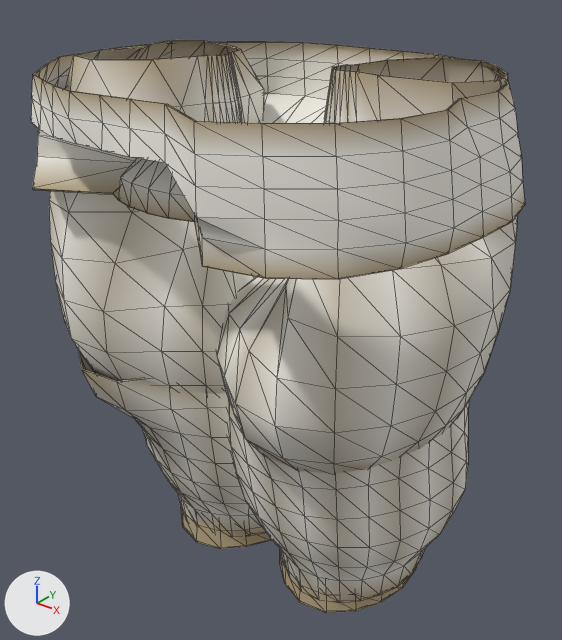
What one commit did to the glTF model assets_src/armor/kargan_2/cloth_a_legs.glb.
Before and after are seen from a camera (50 mm lens) standing at (0.768, -0.956, 1.248) and looking at (0.019, -0.02, 0.667). Every picture has the same lights, and +X, +Y and +Z are marked at lower left. The picture after the commit comes second. Mesh edges are drawn as thin lines. Vertices at exactly the same position are counted once.

Before the edit, the objects in view are built like this:
```python
mat_cloth = bpy.data.materials.new('cloth')
mat_cloth.use_nodes = True; mat_cloth.node_tree.nodes.clear()
_N = mat_cloth.node_tree.nodes; _L = mat_cloth.node_tree.links
n0 = _N.new('ShaderNodeBsdfPrincipled'); n0.name = 'Principled BSDF'
n0.inputs[2].default_value = 0.88  # 'Roughness'
n1 = _N.new('ShaderNodeOutputMaterial'); n1.name = 'Material Output'
n2 = _N.new('ShaderNodeVertexColor'); n2.name = 'Color Attribute'
_L.new(n0.outputs[0], n1.inputs[0])  # 'BSDF' to 'Surface'
_L.new(n2.outputs[0], n0.inputs[0])  # 'Color' to 'Base Color'
me_cloth_a_legs = bpy.data.meshes.new('cloth_a_legs')
me_cloth_a_legs.from_pydata(...)  # 1340 vertices, 2376 faces; spans x -0.387..0.398, y -0.394..0.291, z 0.155..1.09
me_cloth_a_legs.materials.append(mat_cloth)
ob_cloth_a_legs = bpy.data.objects.new('cloth_a_legs', me_cloth_a_legs)
ob_cloth_a_legs.location = (0.0, 0.0, 0.0)
```
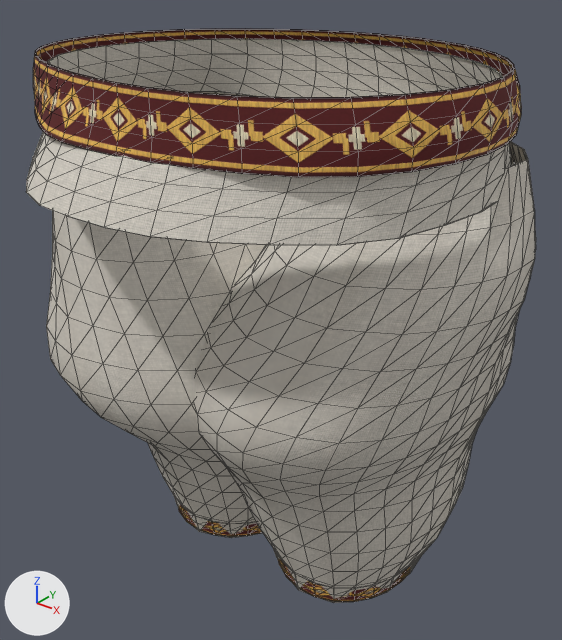
What differs and where, as boxes [x1, y1, x2, y2] in the pictures (562 x 640 px):
'cloth_a_legs', surface changed, reshaped
    before: [31, 40, 525, 613]
    after: [26, 29, 536, 603]
part 1 of me_cloth_a_legs, rebuilt (13% shorter)
    before: [31, 42, 525, 279]
    after: [26, 39, 512, 245]
part 2 of me_cloth_a_legs, rebuilt (14% wider, 11% taller)
    before: [216, 57, 517, 474]
    after: [194, 141, 536, 603]
part 3 of me_cloth_a_legs, rebuilt (26% taller)
    before: [49, 40, 264, 394]
    after: [46, 91, 265, 538]
part 4 of me_cloth_a_legs, rebuilt
    before: [181, 508, 271, 549]
    after: [179, 504, 262, 537]
part 5 of me_cloth_a_legs, rebuilt
    before: [280, 553, 416, 613]
    after: [278, 558, 411, 602]
part 6 of me_cloth_a_legs, added
    after: [33, 29, 521, 177]
part 7 of me_cloth_a_legs, deleted
    before: [77, 348, 469, 603]

What changed in the scene script:
```text
Add img_band_c_png:
    img_band_c_png = load_image('band_c.png', '../textures/band_c.png', 256, 128, 'sRGB')
Add img_band_n_png:
    img_band_n_png = load_image('band_n.png', '../textures/band_n.png', 256, 128, 'Non-Color')
Add img_band_orm_png:
    img_band_orm_png = load_image('band_orm.png', '../textures/band_orm.png', 256, 128, 'Non-Color')
Add img_cloth_c_png:
    img_cloth_c_png = load_image('cloth_c.png', '../textures/cloth_c.png', 256, 256, 'sRGB')
Add img_cloth_orm_png:
    img_cloth_orm_png = load_image('cloth_orm.png', '../textures/cloth_orm.png', 256, 256, 'Non-Color')
Add img_cloth_n_png:
    img_cloth_n_png = load_image('cloth_n.png', '../textures/cloth_n.png', 256, 256, 'Non-Color')
Change mat_cloth:
    remove # nodes: BsdfPrincipled, OutputMaterial, VertexColor
    nodes: BsdfPrincipled, Mix, NormalMap, OutputMaterial, SeparateColor, TexImage x3, VertexColor
    uses the picture img_cloth_c_png
    uses the picture img_cloth_n_png
    uses the picture img_cloth_orm_png
Add mat_band:
    mat_band = bpy.data.materials.new('band')
    # uses the picture img_band_c_png
    # uses the picture img_band_n_png
    # uses the picture img_band_orm_png
Change me_cloth_a_legs:
    used by ob_cloth_a_legs; location = (0.0, 0.0, 0.0)
    remove me_cloth_a_legs.from_pydata(...)  # 1340 vertices, 2376 faces; spans x -0.387..0.398, y -0.394..0.291, z 0.155..1.09
    add me_cloth_a_legs.from_pydata(...)  # 1784 vertices, 3200 faces; spans x -0.425..0.437, y -0.421..0.313, z 0.185..1.105
    me_cloth_a_legs part 1: the loose piece of 256 vertices spanning x -0.387..0.397, y -0.394..0.262, z 0.918..1.083 is rebuilt with 256 vertices and now spans x -0.364..0.391, y -0.421..0.264, z 0.953..1.089
    me_cloth_a_legs part 2: the loose piece of 242 vertices spanning x -0.082..0.398, y -0.271..0.277, z 0.52..1.09 is rebuilt with 504 vertices and now spans x -0.138..0.437, y -0.284..0.297, z 0.185..0.997
    me_cloth_a_legs part 3: the loose piece of 242 vertices spanning x -0.383..0.086, y -0.285..0.276, z 0.52..1.089 is rebuilt with 504 vertices and now spans x -0.425..0.163, y -0.318..0.313, z 0.185..0.994
    me_cloth_a_legs part 4: the loose piece of 80 vertices spanning x -0.271..0.018, y -0.106..0.205, z 0.155..0.263 is rebuilt with 140 vertices and now spans x -0.277..0.026, y -0.111..0.225, z 0.189..0.243, in mat_band
    me_cloth_a_legs part 5: the loose piece of 80 vertices spanning x -0.015..0.275, y -0.104..0.205, z 0.156..0.263 is rebuilt with 140 vertices and now spans x -0.023..0.281, y -0.112..0.226, z 0.189..0.243, in mat_band
    me_cloth_a_legs part 6: a new loose piece of 240 vertices spanning x -0.364..0.399, y -0.381..0.283, z 1.026..1.105, in mat_band
    me_cloth_a_legs part 7: 440 vertices removed from x -0.334..0.338, y -0.271..0.291, z 0.18..0.641
    add me_cloth_a_legs.materials.append(mat_band)
```
